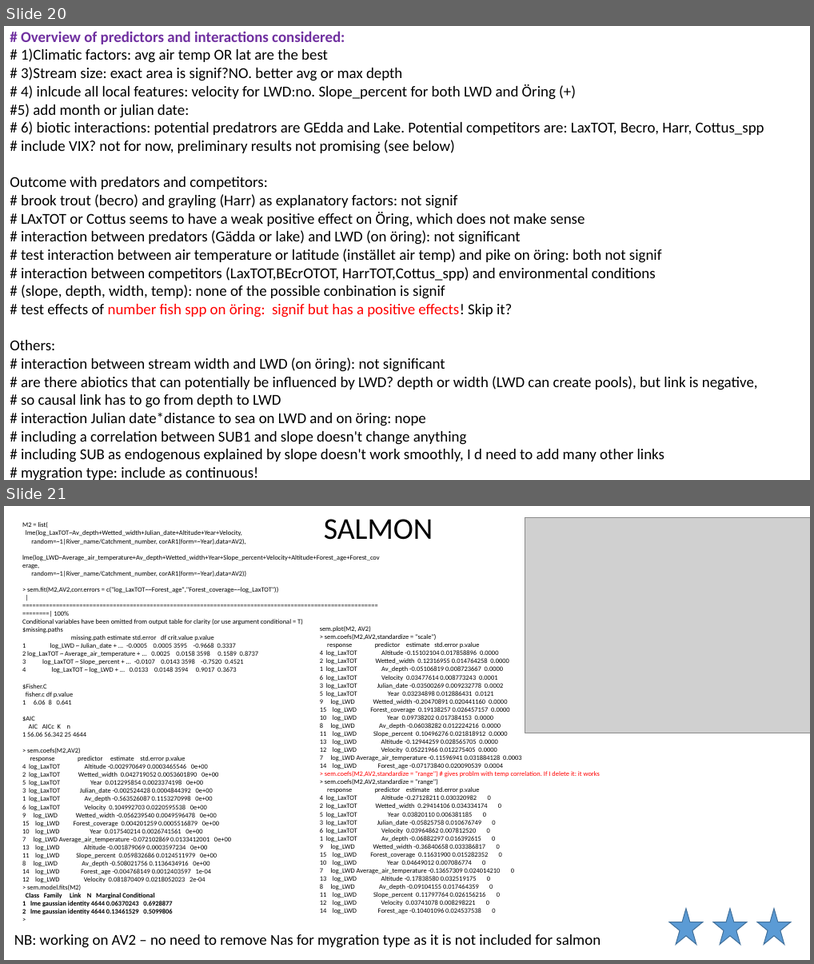
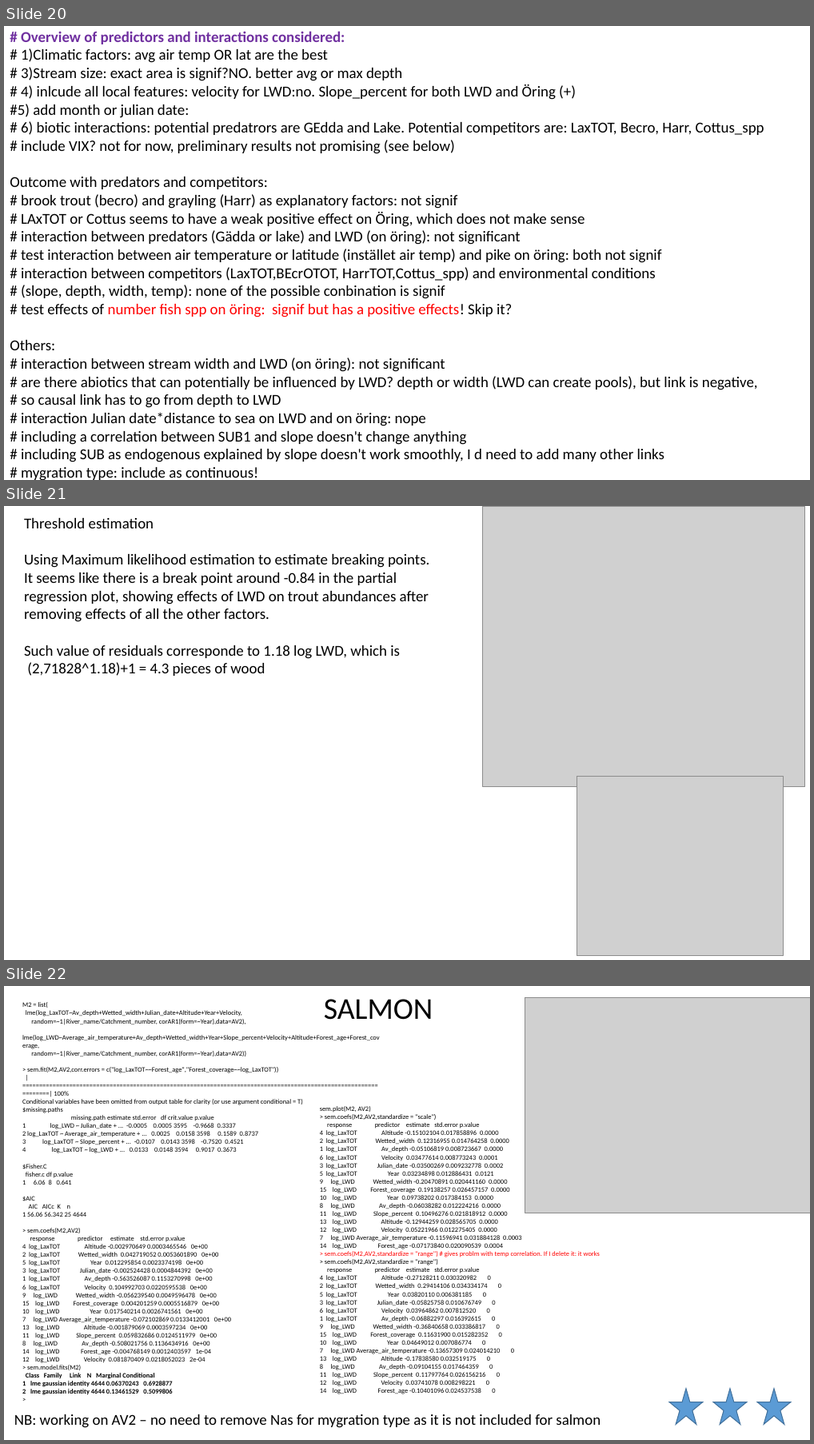
Before and after one commit to SerenaDonadi/Dod-ved, a slide deck: Electrofish data/LWD_analyses.pptx. Shown one above the other, each under a label of ours: slides 20 and 21 before the commit, slides 20, 21 and 22 after it. The pictures are 814x964 and 814x1444 pixels, drawn with LibreOffice and Linux fonts; fonts in the diff are those of the drawing; grey boxes stand for pictures. Boxes give left, top, right and bottom in pixels: in the first picture for what was removed or moved away, otherwise in the second. Text is boxed around its words. In the diff, an @@ line names an element or a change of style, - is before the commit and + after.

Commit message:
break point analyses

```diff
--- a/Electrofish data/LWD_analyses.pptx
+++ b/Electrofish data/LWD_analyses.pptx
@@ slide 21 added at box(4, 506, 810, 960), background #FFFFFF @@
@@ text added at box(24, 518, 430, 676), 18 pt, text #000000 @@
+Threshold estimation
+Using Maximum likelihood estimation to estimate breaking points.
+It seems like there is a break point around -0.84 in the partial regression plot, showing effects of LWD on trout abundances after removing effects of all the other factors.
+Such value of residuals corresponde to 1.18 log LWD, which is (2,71828^1.18)+1 = 4.3 pieces of wood
@@ picture added at box(482, 506, 805, 786) @@
@@ picture added at box(578, 776, 784, 955) @@
@@ what was slide 21 is now slide 22 @@
```
Also in this commit, not shown: 6 slides changed, 1 other slide added, 1 other file.
